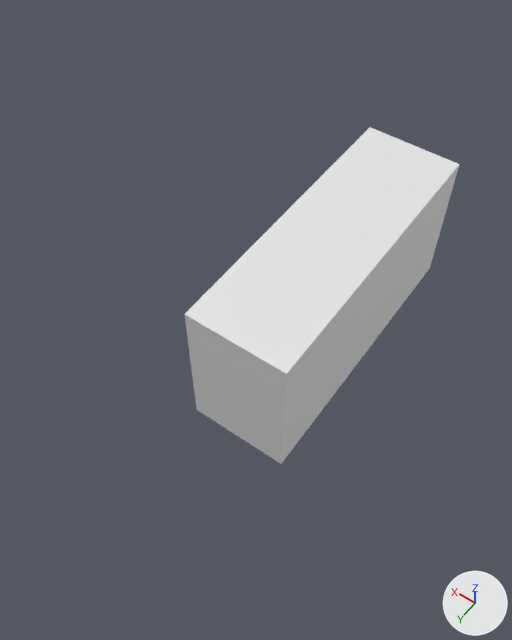
Two versions of the Blender file models/tropical.fish.a.blend, one commit apart.
The view is the same before and after, from a 50 mm camera at (-0.82, 1.63, 2.1) aimed at (0.02, 0.46, 0.26). Every picture has the same lights, and +X, +Y and +Z are marked at lower right.
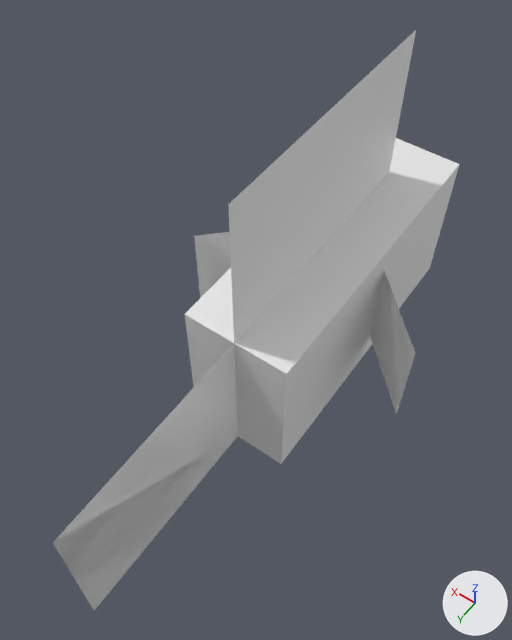
The newer file is also turned or shifted as a whole; pictures and numbers use the older file's frame.

Boxes [x1, y1, x2, y2] around the edits, measured in the pictures (512 x 640 px):
'fin.2', added: after [228, 30, 416, 343]
'tail.1', added: after [54, 344, 238, 542]
'tail.2', added: after [53, 435, 238, 611]
'hand.right.1', added: after [383, 270, 415, 415]
'hand.right.2', added: after [370, 278, 396, 413]
'hand.left.2', added: after [194, 236, 231, 298]
'hand.left.1', added: after [195, 232, 231, 256]

The change, as a list of edits to the scene's bpy script:
```text
Add me_plane:
    me_plane.from_pydata([(-1.0, -1.0, 0.0), (1.0, -1.0, 0.0), (-1.0, 1.0, 0.0), (1.0, 1.0, 0.0)], [], [(0, 1, 3, 2)])
    me_plane.materials.append(mat_tropical_a_png)  # its picture is missing
Add me_plane_001:
    me_plane_001.from_pydata([(-1.0, -1.0, 0.0), (1.0, -1.0, 0.0), (-1.0, 1.0, 0.0), (1.0, 1.0, 0.0)], [], [(0, 1, 3, 2)])
    me_plane_001.materials.append(mat_tropical_a_png)  # its picture is missing
Add me_plane_002:
    me_plane_002.from_pydata([(-1.0, -1.0, 0.0), (1.0, -1.0, 0.0), (-1.0, 1.0, 0.0), (1.0, 1.0, 0.0)], [], [(0, 1, 3, 2)])
    me_plane_002.materials.append(mat_tropical_a_png)  # its picture is missing
Add me_plane_004:
    me_plane_004.from_pydata([(-1.0, -1.0, 0.0), (1.0, -1.0, 0.0), (-1.0, 1.0, 0.0), (1.0, 1.0, 0.0)], [], [(0, 2, 3, 1)])
    me_plane_004.materials.append(mat_tropical_a_png)  # its picture is missing
Add me_plane_005:
    me_plane_005.from_pydata([(-1.0, -1.0, 0.0), (1.0, -1.0, 0.0), (-1.0, 1.0, 0.0), (1.0, 1.0, 0.0)], [], [(0, 2, 3, 1)])
    me_plane_005.materials.append(mat_tropical_a_png)  # its picture is missing
Add me_plane_006:
    me_plane_006.from_pydata([(-1.0, -1.0, 0.0), (1.0, -1.0, 0.0), (-1.0, 1.0, 0.0), (1.0, 1.0, 0.0)], [], [(0, 2, 3, 1)])
    me_plane_006.materials.append(mat_tropical_a_png)  # its picture is missing
Add me_plane_007:
    me_plane_007.from_pydata([(-1.0, -1.0, 0.0), (1.0, -1.0, 0.0), (-1.0, 1.0, 0.0), (1.0, 1.0, 0.0)], [], [(0, 2, 3, 1)])
    me_plane_007.materials.append(mat_tropical_a_png)  # its picture is missing
Add ob_hand_left_1:
    ob_hand_left_1 = bpy.data.objects.new('hand.left.1', me_plane)
    ob_hand_left_1.location = (0.322, 0.089, 0.0)
    ob_hand_left_1.rotation_euler = (1.571, 0.0, 0.785)  # degrees (90, 0, 45)
    ob_hand_left_1.scale = (0.2, 0.2, 1.0)
Add ob_tail_1:
    ob_tail_1 = bpy.data.objects.new('tail.1', me_plane_001)
    ob_tail_1.location = (0.0, 0.986, 0.0)
    ob_tail_1.rotation_euler = (1.571, 0.0, 1.571)  # degrees (90, 0, 90)
    ob_tail_1.scale = (0.4, 0.3, 1.1)
Add ob_hand_right_1:
    ob_hand_right_1 = bpy.data.objects.new('hand.right.1', me_plane_002)
    ob_hand_right_1.location = (-0.322, 0.089, 0.0)
    ob_hand_right_1.rotation_euler = (1.571, 0.0, -0.785)  # degrees (90, 0, -45)
    ob_hand_right_1.scale = (0.2, 0.2, 1.0)
Add ob_fin_2:
    ob_fin_2 = bpy.data.objects.new('fin.2', me_plane_004)
    ob_fin_2.location = (-0.001, 0.1, 0.586)
    ob_fin_2.rotation_euler = (1.571, 0.0, 1.571)  # degrees (90, 0, 90)
    ob_fin_2.scale = (0.5, 0.3, 1.0)
Add ob_tail_2:
    ob_tail_2 = bpy.data.objects.new('tail.2', me_plane_005)
    ob_tail_2.location = (0.0, 0.986, 0.0)
    ob_tail_2.rotation_euler = (1.571, 0.0, 1.571)  # degrees (90, 0, 90)
    ob_tail_2.scale = (0.4, 0.3, 1.1)
Add ob_hand_left_2:
    ob_hand_left_2 = bpy.data.objects.new('hand.left.2', me_plane_006)
    ob_hand_left_2.location = (0.322, 0.089, 0.0)
    ob_hand_left_2.rotation_euler = (1.571, 0.0, 0.785)  # degrees (90, 0, 45)
    ob_hand_left_2.scale = (0.2, 0.2, 1.0)
Add ob_hand_right_2:
    ob_hand_right_2 = bpy.data.objects.new('hand.right.2', me_plane_007)
    ob_hand_right_2.location = (-0.322, 0.089, 0.0)
    ob_hand_right_2.rotation_euler = (1.571, 0.0, -0.785)  # degrees (90, 0, -45)
    ob_hand_right_2.scale = (0.2, 0.2, 1.0)
```
